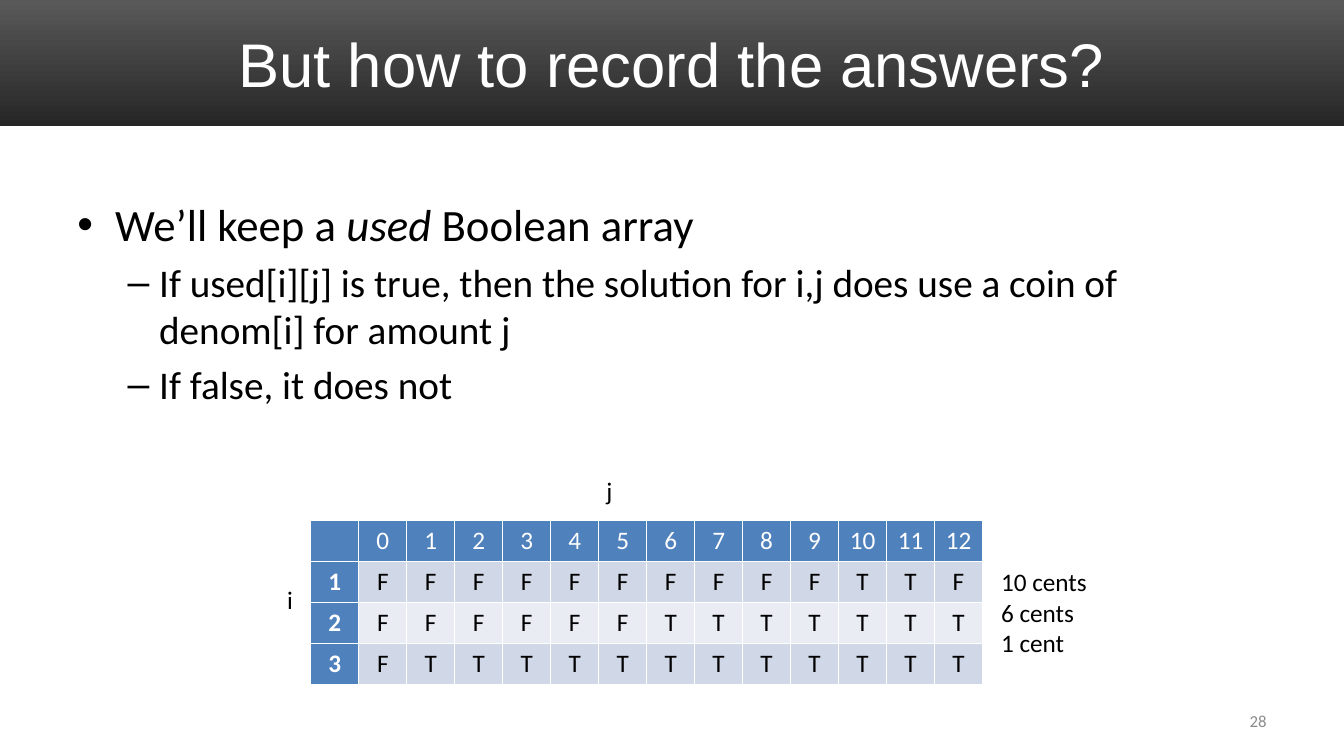
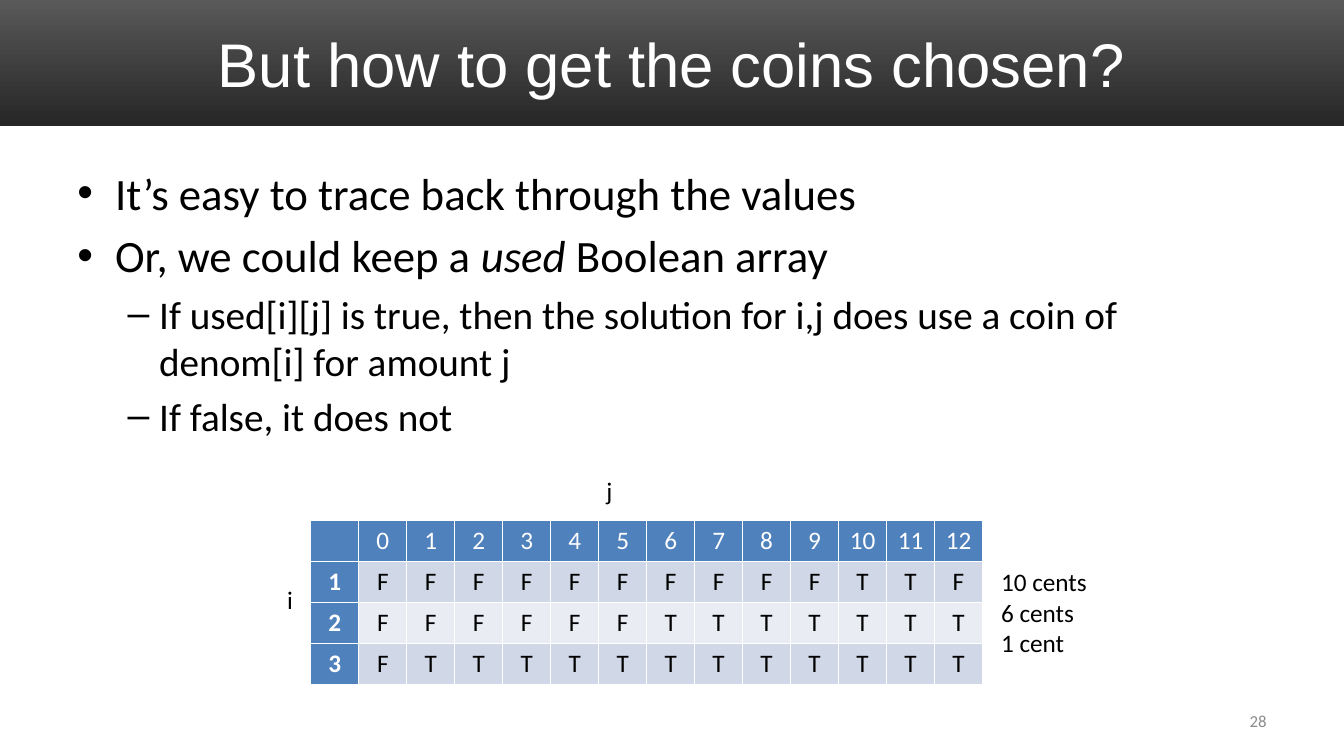
Before and after one commit to uva-cs/cs4102-f21, a slide deck: slide 28 of slides/DP_Greedy_coinChange.pptx. Drawn at 1344x756 pixels with LibreOffice and Linux fonts; fonts in the diff are those of the drawing. Boxes give left, top, right and bottom in pixels: in the first picture for what was removed or moved away, otherwise in the second. Text is boxed around its words. In the diff, an @@ line names an element or a change of style, - is before the commit and + after.

```diff
--- a/slides/DP_Greedy_coinChange.pptx
+++ b/slides/DP_Greedy_coinChange.pptx
@@ title at [218, 42, 1125, 99]: text changed @@
-But how to record the answers?
+But how to get the coins chosen?
@@ text at [115, 178, 856, 280]: text changed @@
-• We’ll keep a used Boolean array
+• It’s easy to trace back through the values
+• Or, we could keep a used Boolean array
```
Also in this commit, not shown: 5 other slides changed.
